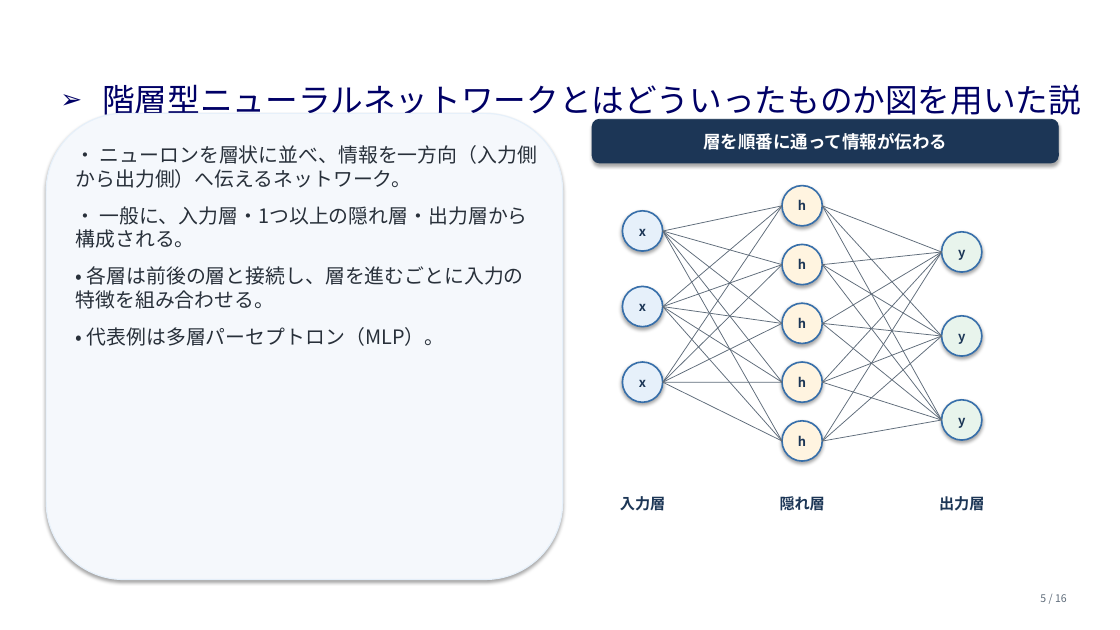
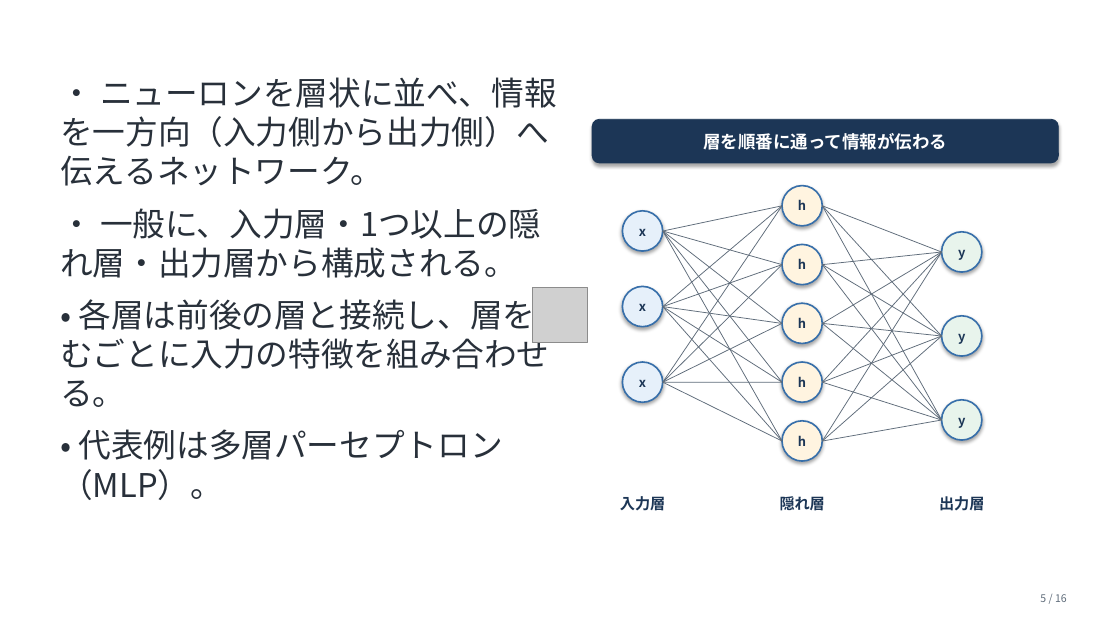
Before and after one commit to zassou-robo/Introduction_knowledge_science_6, a slide deck: slide 5 of 第6回_05知識科学概論.pptx. Drawn at 1120x630 pixels with LibreOffice and Linux fonts; fonts in the diff are those of the drawing; grey boxes stand for pictures; background and template pictures are left out. Boxes give left, top, right and bottom in pixels: in the first picture for what was removed or moved away, otherwise in the second. Text is boxed around its words. In the diff, an @@ line names an element or a change of style, - is before the commit and + after.

```diff
--- a/第6回_05知識科学概論.pptx
+++ b/第6回_05知識科学概論.pptx
@@ text "• ニューロンを層状に並べ、情報を一方向（入力側から出力側）へ伝えるネットワーク。": place and size @@
-text "• ニューロンを層状に並べ、情報を一方向（入力側から出力側）へ伝えるネットワーク。" at (76, 145, 537, 346)
+text "• ニューロンを層状に並べ、情報を一方向（入力側から出力側）へ伝えるネットワーク。" at (60, 77, 568, 500)
@@ text "• ニューロンを層状に並べ、情報を一方向（入力側から出力側）へ伝えるネットワーク。" at (60, 77, 568, 500): size 17 to 28 pt @@
@@ text removed at (102, 84, 1081, 160) @@
-➢ 階層型ニューラルネットワークとはどういったものか図を用いた説明
@@ rounded rectangle removed at (46, 113, 563, 580) @@
@@ picture added at (533, 287, 588, 343) @@
```
Also in this commit, not shown: 15 other slides changed.
